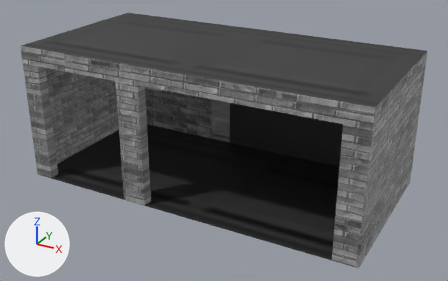
What one commit did to the Blender file Game 2/Assets/Blender Imports/Garage(Separated).blend.
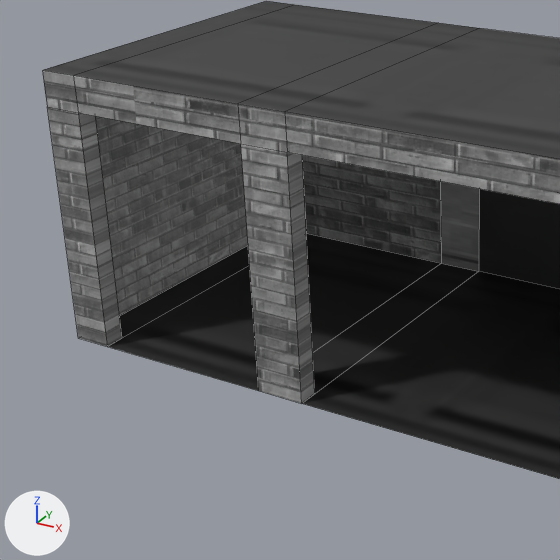
Each version is shown whole from a 50 mm camera at (17.14, -30.82, 18.13) aimed at (0.43, -0.44, 2.94), then close up on the part from 0% to 60% of the width and 4% to 100% of the height. Arrows for +X, +Y and +Z are at lower left; the lights stay in place. The first two pictures are the older version. The close-ups show mesh edges as thin lines.

Script lines for the objects in view, before the commit:
```python
me_cube_001 = bpy.data.meshes.new('Cube.001')
me_cube_001.from_pydata(...)  # 44 vertices, 25 faces; spans x -8.3..8.3, y -4.2..4.2, z -5.2..5.2
# faces by material slot: [9, 16]
me_cube_001.materials.append(mat_material_001)  # picture img_garage_door_jpg
me_cube_001.materials.append(mat_material_004)  # picture img_brick_pixelated_jpg
# before: 25 (-2.9, -4.2, 5.2) at pixel (258, 390), 29 (-2.9, 3.2, 5.2) at pixel (240, 143), 31 (-1.7, -4.2, 5.2) at pixel (301, 403), 35 (-1.7, 3.2, 5.2) at pixel (287, 152), 36 (-1.7, -4.2, 4.6) at pixel (314, 393)
# before: 39 (-2.9, 3.2, 4.6), 42 (-2.9, -4.2, 4.6), 43 (-1.7, 3.2, 4.6)
me_cube_003 = bpy.data.meshes.new('Cube.003')
me_cube_003.from_pydata(...)  # 24 vertices, 13 faces; spans x -8.3..8.3, y -4.2..4.2, z -5.2..5.2
# faces by material slot: [5, 8]
me_cube_003.materials.append(mat_material_001)  # picture img_garage_door_jpg
me_cube_003.materials.append(mat_material_004)  # picture img_brick_pixelated_jpg
# before: 16 (-2.9, -4.2, 5.2) at pixel (258, 390), 19 (-2.9, 3.2, 5.2) at pixel (240, 143), 20 (-1.7, -4.2, 5.2) at pixel (301, 403), 23 (-1.7, 3.2, 5.2) at pixel (287, 152)
ob_garage__non_shadows = bpy.data.objects.new('Garage (Non Shadows', me_cube_003)
ob_garage__non_shadows.location = (0.0, 0.0, 4.29)
ob_garage__non_shadows.rotation_euler = (1.571, 0.0, 0.0)  # degrees (90, 0, 0)
ob_garage__non_shadows.scale = (1.29, 1.0, 1.0)
ob_garage__shadows = bpy.data.objects.new('Garage (Shadows)', me_cube_001)
ob_garage__shadows.location = (0.0, 0.0, 4.29)
ob_garage__shadows.rotation_euler = (1.571, 0.0, 0.0)  # degrees (90, 0, 0)
ob_garage__shadows.scale = (1.29, 1.0, 1.0)
```
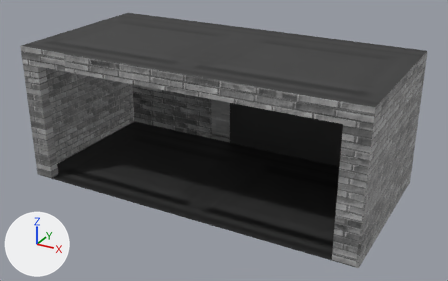
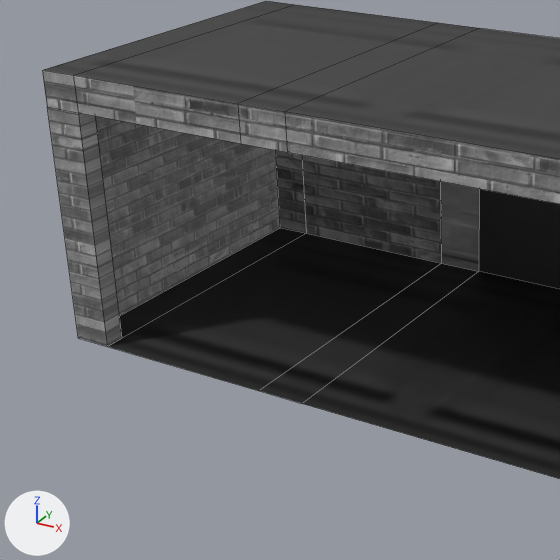
Changed parts and their boxes [x1, y1, x2, y2] in the close-ups (560 x 560 px):
'Garage (Shadows)', reshaped: before [44, 1, 560, 403]; after [44, 1, 560, 347]
part 1 of me_cube_001, cut back: before [287, 152, 315, 403]
part 2 of me_cube_003, deleted: before [241, 144, 302, 403]

The change in detail:
me_cube_001 is used by ob_garage__shadows; location (0.0, 0.0, 4.29); rotation (1.571, 0.0, 0.0), in degrees (90, 0, 0); scale (1.29, 1.0, 1.0).
Verts and faces of me_cube_001; kept vertices keep their numbers, new ones are numbered from 44.
me_cube_001 had 44 vertices, 25 faces and spanned x -8.3..8.3, y -4.2..4.2, z -5.2..5.2.
me_cube_001 now has 40 vertices, 24 faces and spans x -8.3..8.3, y -4.2..4.2, z -5.2..5.2.
Part 1, on me_cube_001:
Vertices deleted: 25, 31, 36, 42 (with the faces that use them).
New faces: (29, 39, 43, 35) (mat_material_004 (picture img_brick_pixelated_jpg)).
me_cube_003 is used by ob_garage__non_shadows; location (0.0, 0.0, 4.29); rotation (1.571, 0.0, 0.0), in degrees (90, 0, 0); scale (1.29, 1.0, 1.0).
Verts and faces of me_cube_003; kept vertices keep their numbers, new ones are numbered from 24.
me_cube_003 had 24 vertices, 13 faces and spanned x -8.3..8.3, y -4.2..4.2, z -5.2..5.2.
me_cube_003 now has 24 vertices, 12 faces and spans x -8.3..8.3, y -4.2..4.2, z -5.2..5.2.
Part 2, on me_cube_003:
Faces deleted: (16, 20, 23, 19).
